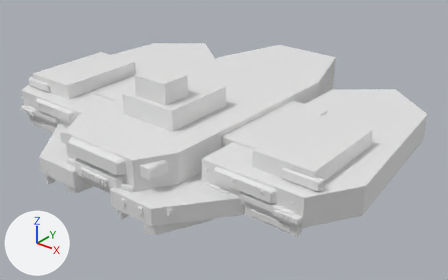
An edit to the OBJ model Resources/enemies/MothershipBlockout/MothershipHull.obj, drawn before and after from the same camera.
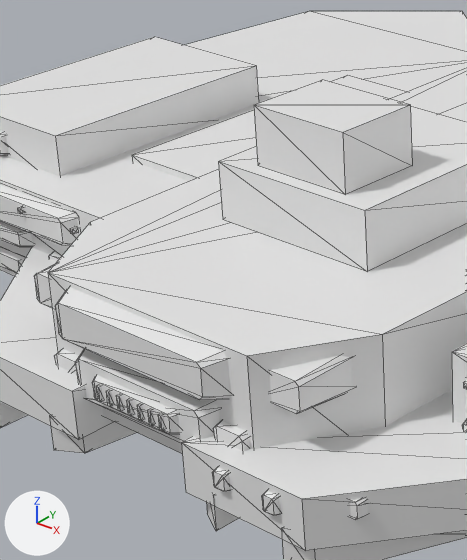
Each version appears first whole from a 50 mm lens placed at (150.5, -186.6, 101.8), pointed at (6.8, -7.0, -9.6), and next in a close-up on the part from 11% to 46% of the width and 14% to 82% of the height. Every picture has the same lights, and +X, +Y and +Z are marked at lower left. The last two pictures show the newer version. The close-ups show mesh edges as thin lines. Where no turn or scale is listed for an object, it has been applied to the vertices. Vertices at exactly the same position are counted once.

The older version as bpy lines, for what is in view:
```python
me_mothershiphull = bpy.data.meshes.new('MothershipHull')
me_mothershiphull.from_pydata(...)  # 1052 vertices, 1566 faces; spans x -81.0..81.0, y -72.0..66.0, z -13.0..25.0
# before: 720 (-12.0, -43.0, 17.0) at pixel (218, 161), 721 (12.0, -43.0, 17.0) at pixel (364, 210), 726 (12.0, -43.0, 9.0) at pixel (367, 271), 727 (-12.0, -43.0, 9.0) at pixel (222, 219)
ob_mothershiphull = bpy.data.objects.new('MothershipHull', me_mothershiphull)
ob_mothershiphull.location = (0.0, 0.0, 0.0)
```
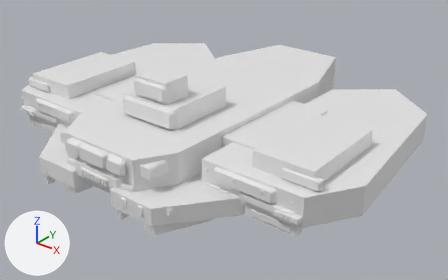
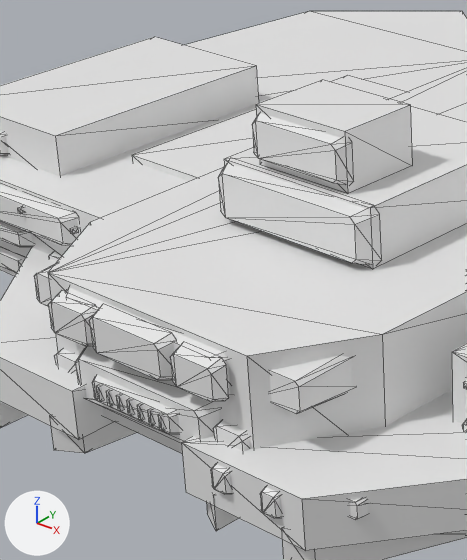
Pixel boxes [x1, y1, x2, y2] of what changed, in the close-ups (467 x 560 px; the box of a moved part takes in the faces that stretch with it):
part 1 of me_mothershiphull, moved or reshaped
    before: [55, 287, 231, 400]
    after: [218, 163, 382, 265]
part 2 of me_mothershiphull, added
    after: [252, 113, 354, 184]
part 3 of me_mothershiphull, added (mostly hidden)
    after: [66, 288, 231, 396]
part 4 of me_mothershiphull, added
    after: [89, 304, 177, 380]
part 5 of me_mothershiphull, added
    after: [49, 291, 95, 346]
part 6 of me_mothershiphull, added
    after: [170, 342, 229, 401]
part 7 of me_mothershiphull, moved or reshaped
    before: [218, 106, 467, 272]
    after: [224, 106, 467, 269]
part 8 of me_mothershiphull, moved or reshaped
    before: [213, 467, 278, 499]
    after: [212, 464, 279, 498]

Edits to the bpy script that builds the scene:
```text
Change me_mothershiphull:
    used by ob_mothershiphull; location = (0.0, 0.0, 0.0)
    verts and faces of me_mothershiphull; kept vertices keep their numbers, new ones are numbered from 1052
    remove me_mothershiphull.from_pydata(...)  # 1052 vertices, 1566 faces; spans x -81.0..81.0, y -72.0..66.0, z -13.0..25.0
    add me_mothershiphull.from_pydata(...)  # 1132 vertices, 1676 faces; spans x -81.0..81.0, y -72.0..66.0, z -13.0..25.0
    me_mothershiphull part 1: the loose piece of 16 vertices spanning x -14.0..14.0, y -70.0..-67.0, z 2.0..8.0 is moved by (0.0, 26.0, 8.0)
    me_mothershiphull part 2: the loose piece of 16 vertices spanning x -14.0..14.0, y -70.0..-67.0, z 2.0..8.0 is copied, and the copy is scaled about its middle by (0.551, 0.645, 1.05), then moved by (0.0, 27.0, 16.0); it spans x -8.0..8.0, y -42.0..-40.0, z 18.0..24.0
    me_mothershiphull part 3: the loose piece of 16 vertices spanning x -14.0..14.0, y -70.0..-67.0, z 2.0..8.0 is copied, and the copy is moved by (0.0, 1.0, 0.0); it spans x -14.0..14.0, y -68.0..-66.0, z 2.0..9.0
    me_mothershiphull part 4: the loose piece of 16 vertices spanning x -14.0..14.0, y -70.0..-67.0, z 2.0..8.0 is copied, and the copy is scaled about its middle by (0.458, 0.71, 0.968), then moved by (0.0, -1.0, 0.0); it spans x -7.0..7.0, y -70.0..-68.0, z 3.0..9.0
    me_mothershiphull part 5: the loose piece of 16 vertices spanning x -14.0..14.0, y -70.0..-67.0, z 2.0..8.0 is copied, and the copy is scaled about its middle by (0.248, 0.613, 0.871), then moved by (-11.0, 0.0, 0.0); it spans x -14.0..-7.0, y -70.0..-68.0, z 3.0..8.0
    me_mothershiphull part 6: the loose piece of 16 vertices spanning x -14.0..14.0, y -70.0..-67.0, z 2.0..8.0 is copied, and the copy is scaled about its middle by (0.248, 0.613, 0.871), then moved by (11.0, 0.0, 0.0); it spans x 7.0..14.0, y -70.0..-68.0, z 3.0..8.0
    me_mothershiphull part 7
    add for i in [720, 721, 726, 727]: verts[i] += (0.0, 1.0, 0.0)
    me_mothershiphull part 8
    6 vertices are removed from x 15.0..25.0, y -71.0, z -6.0..-4.0
    18 faces are deleted
    6 vertices are added at (17.0, -71.0, -3.0), (15.0, -71.0, -3.0), (25.0, -71.0, -3.0), (23.0, -71.0, -3.0), (15.0, -71.0, -7.0), (23.0, -71.0, -7.0)
    18 new faces join them
```
